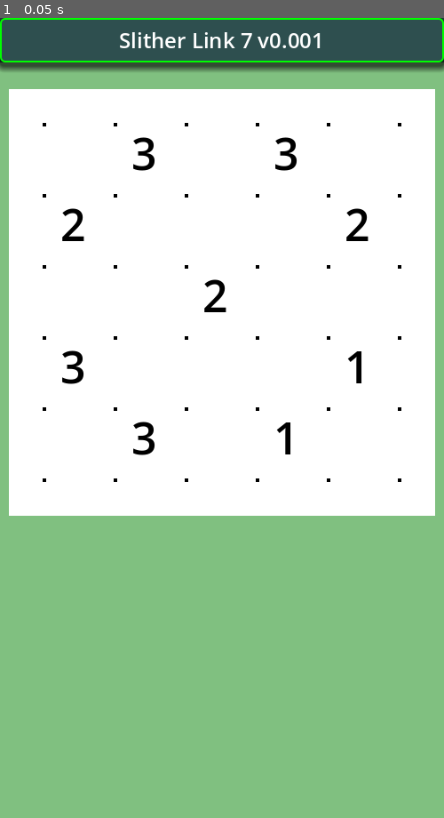
Above: before the commit, frame 1.
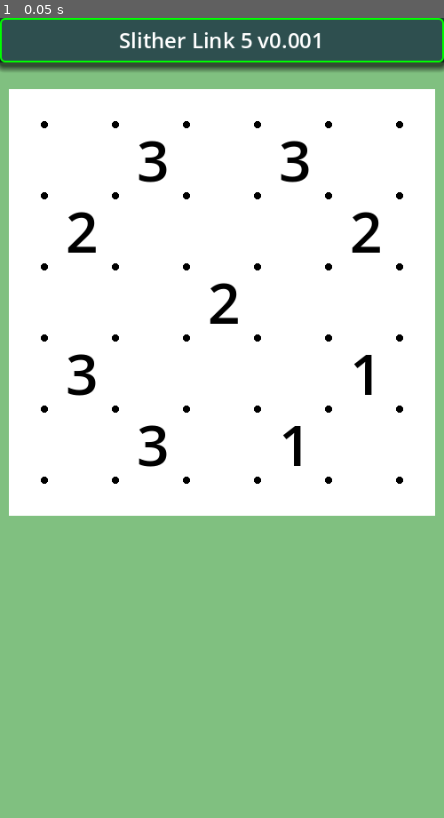
Above: after the commit, the same moment.

Repository: vivisuke/SlitherLink5
Game: Godot game, scene res://main.tscn
Same seed, same stepped clock (60 frames per second), same inputs: the game is played once before the commit and once after it.
Inputs:
- Up to frame 1 (0.05 s): no input

The runs differ from the first frame. In frame 1, 2.4% of the frame differs, in the area x 9-91%, y 1-59%.

Commit message:
0007 ◎ C 02/20 02/20 0.001│ToDo│Board5x5：各格子点の上下左右 link 状態を保持する配列追加

Diff:
--- a/SlitherLink5/classes/Board5x5.gd
+++ b/SlitherLink5/classes/Board5x5.gd
@@ -1,17 +1,36 @@
 class_name Board7x7
 
 extends Object
+
 
 const N_HORZ = 5
 const N_VERT = 5
 const N_CELLS = N_HORZ * N_VERT
 const EMPTY = -1
+# 各格子点の接続状態
+const LINK_EMPTY = 0
+const LINK_UP = 1
+const LINK_LEFT = 2
+const LINK_RIGHT = 4
+const LINK_DOWN = 8
+const LINK_WALL = -16					# 0xfff...fff0
+const LINK_ARY_WIDTH = N_HORZ + 2		# 壁あり
+const LINK_ARY_HEIGHT = N_VERT + 3		# 壁あり
+const LINK_ARY_SIZE = LINK_ARY_WIDTH * LINK_ARY_HEIGHT
 
 var clue_num = []
+var links = []			# 各格子点の上下左右連結フラグ
 
+func xyToLinkIX(x, y):		# x, y -> links インデックス、x: [0, N_HORZ)、y: [0, N_VERT)
+	return x + (y + 1) * LINK_ARY_WIDTH
 func _init():
 	clue_num.resize(N_CELLS)
 	clue_num.fill(EMPTY)
+	links.resize(LINK_ARY_SIZE)
+	links.fill(LINK_WALL)
+	for y in range(N_VERT):
+		for x in range(N_HORZ):
+			links[xyToLinkIX(x, y)] = LINK_EMPTY
 	pass
 func set_clue_num(lst):
 	for i in range(N_CELLS):
--- a/SlitherLink5/main.tscn
+++ b/SlitherLink5/main.tscn
@@ -23,7 +23,7 @@
 offset_right = 500.0
 offset_bottom = 50.0
 theme_override_font_sizes/font_size = 24
-text = "Slither Link 7 v0.001"
+text = "Slither Link 5 v0.001"
 horizontal_alignment = 1
 vertical_alignment = 1
 
--- a/SlitherLink5/scripts/Grid.gd
+++ b/SlitherLink5/scripts/Grid.gd
@@ -3,7 +3,7 @@
 const N_HORZ = 5
 const N_VERT = 5
 const CELL_WIDTH = 80
-const R = 2.5
+const R = 4
 
 func _draw():
 	for y in range(N_VERT+1):
--- a/SlitherLink5/scripts/main.gd
+++ b/SlitherLink5/scripts/main.gd
@@ -31,8 +31,8 @@
 			var label = Label.new()
 			num_labels.push_back(label)
 			label.add_theme_color_override("font_color", Color.BLACK)
-			label.add_theme_font_size_override("font_size", 50)
-			label.position = Vector2(px+18, py-3)
+			label.add_theme_font_size_override("font_size", 64)
+			label.position = Vector2(px+24, py-5)
 			label.text = str((x+y)%4)
 			$Board/Grid.add_child(label)
 func update_num_labels():
Not shown, changed: SlitherLink5.spr
